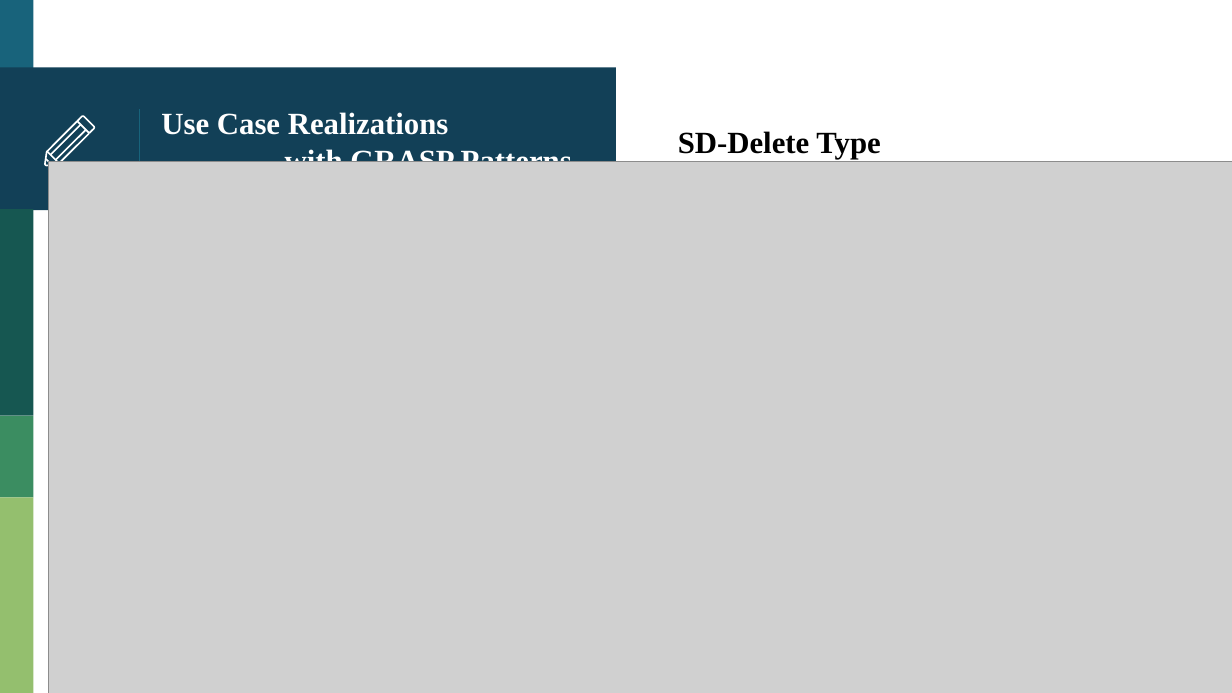
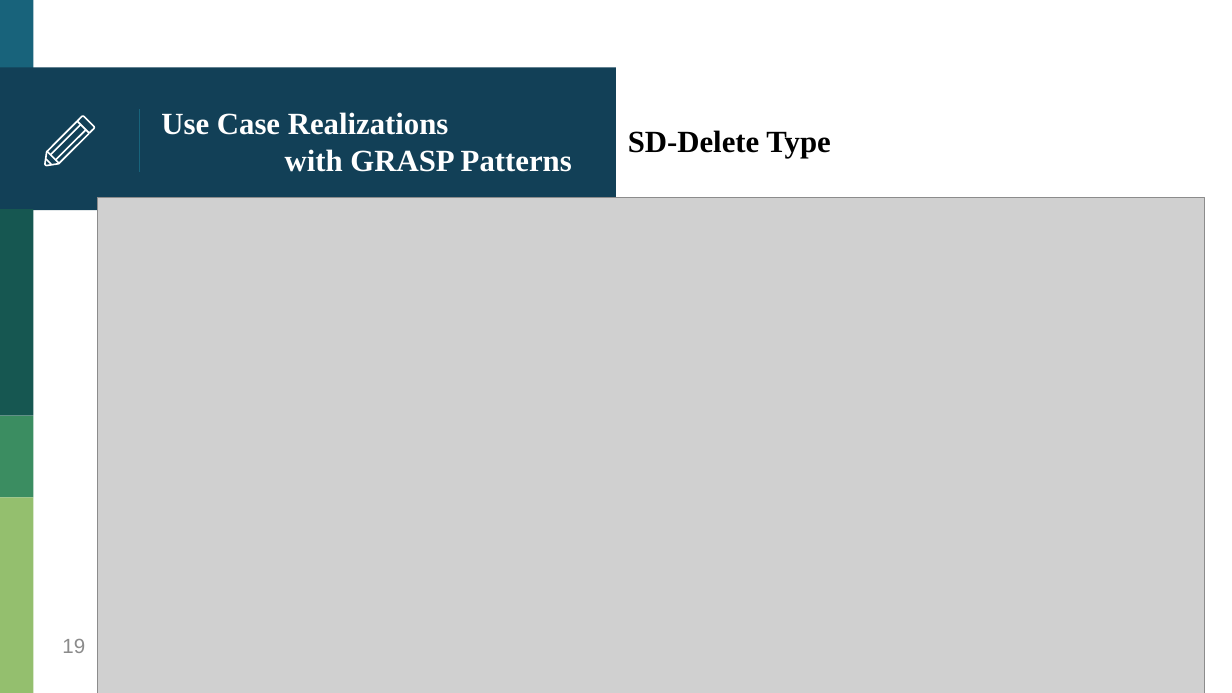
Before and after one commit to HankTwZhong/OOAD, a slide deck: slide 19 of OOAD_Midterm.pptx. Drawn at 1232x693 pixels with LibreOffice and Linux fonts; fonts in the diff are those of the drawing; grey boxes stand for pictures. Boxes give left, top, right and bottom in pixels: in the first picture for what was removed or moved away, otherwise in the second. Text is boxed around its words. In the diff, an @@ line names an element or a change of style, - is before the commit and + after.

```diff
--- a/OOAD_Midterm.pptx
+++ b/OOAD_Midterm.pptx
@@ text "SD-Delete Type": place and size @@
-text "SD-Delete Type" at bbox=[678, 131, 880, 159]
+text "SD-Delete Type" at bbox=[628, 130, 830, 158]
@@ picture: place and size @@
-picture at bbox=[49, 161, 1232, 693]
+picture at bbox=[97, 197, 1205, 693]
@@ page number added at bbox=[62, 639, 85, 653], 12 pt, text #8C8C8C @@
+19
```
Also in this commit, not shown: 10 other slides changed, 7 other files.
